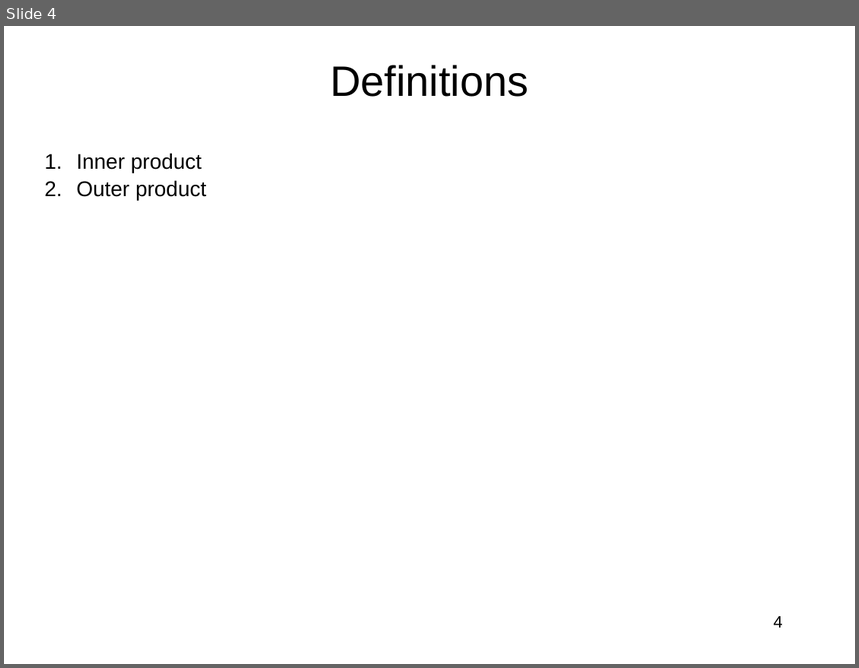
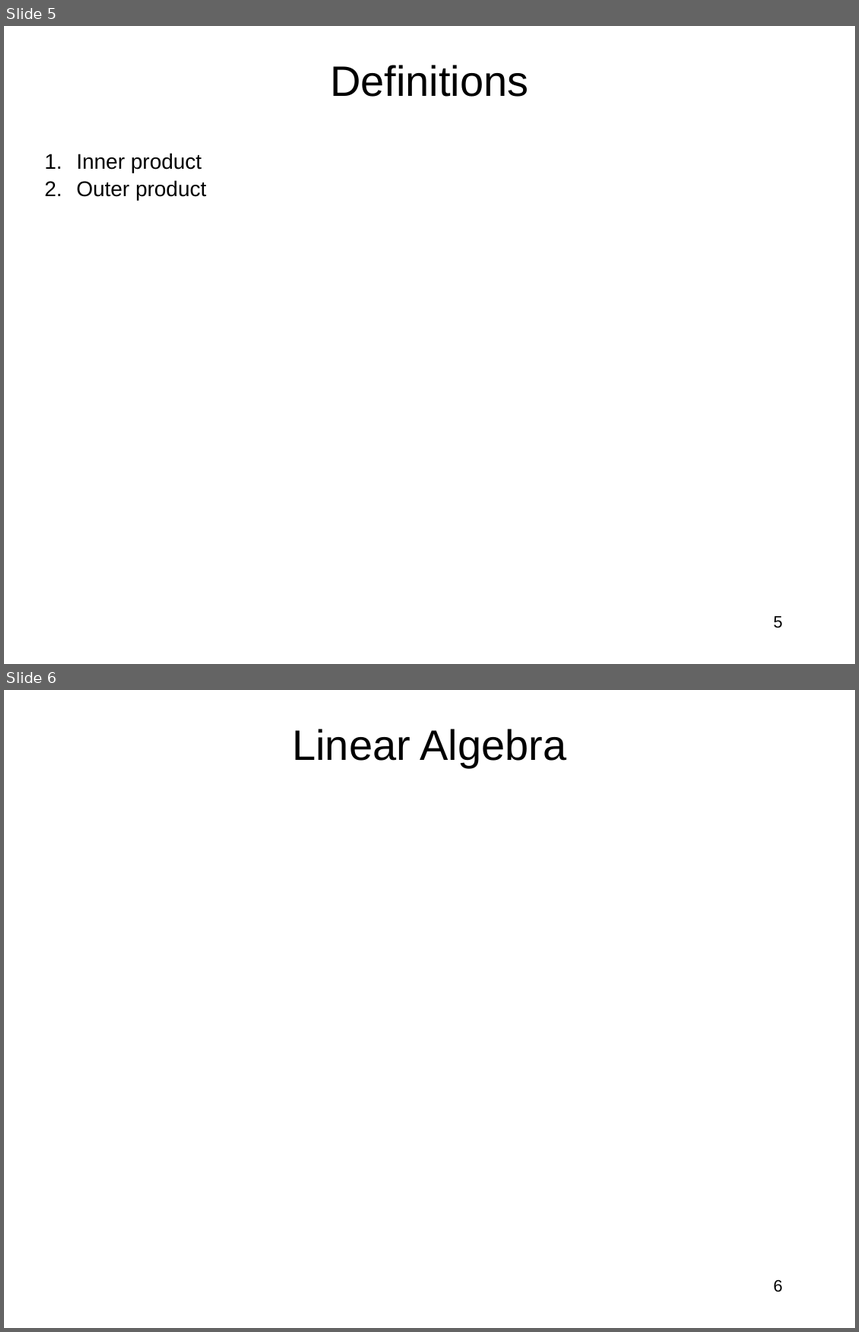
Before and after one commit to jlmucb/class_notes, a slide deck: BerkeleyClass/CS290Spring2013/Lectures/QC.pptx. Shown one above the other, each under a label of ours: slide 4 before the commit, slides 5 and 6 after it. The pictures are 859x668 and 859x1332 pixels, drawn with LibreOffice and Linux fonts; fonts in the diff are those of the drawing; grey boxes stand for pictures. Boxes give left, top, right and bottom in pixels: in the first picture for what was removed or moved away, otherwise in the second. Text is boxed around its words. In the diff, an @@ line names an element or a change of style, - is before the commit and + after.

```diff
--- a/BerkeleyClass/CS290Spring2013/Lectures/QC.pptx
+++ b/BerkeleyClass/CS290Spring2013/Lectures/QC.pptx
@@ slide 6 added at (4, 690, 855, 1328), background #FFFFFF @@
@@ title added at (292, 729, 567, 768), 36 pt, text #000000 @@
+Linear Algebra
@@ page number added at (774, 1281, 783, 1293), 14 pt, text #000000 @@
+6
@@ what was slide 4 is now slide 5 @@
@@ page number at (774, 617, 783, 629): text changed @@
-4
+5
```
Also in this commit, not shown: 3 slides changed, 6 other slides added, 2 slides removed.
